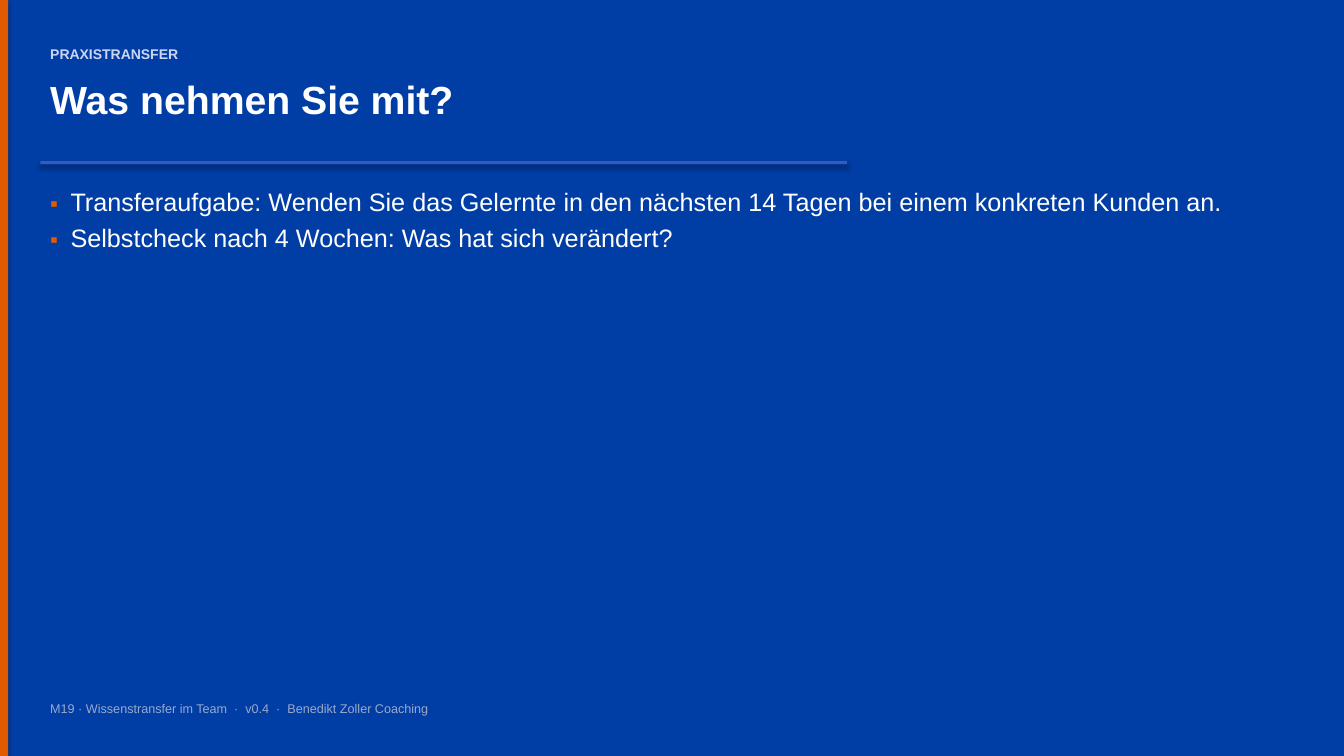
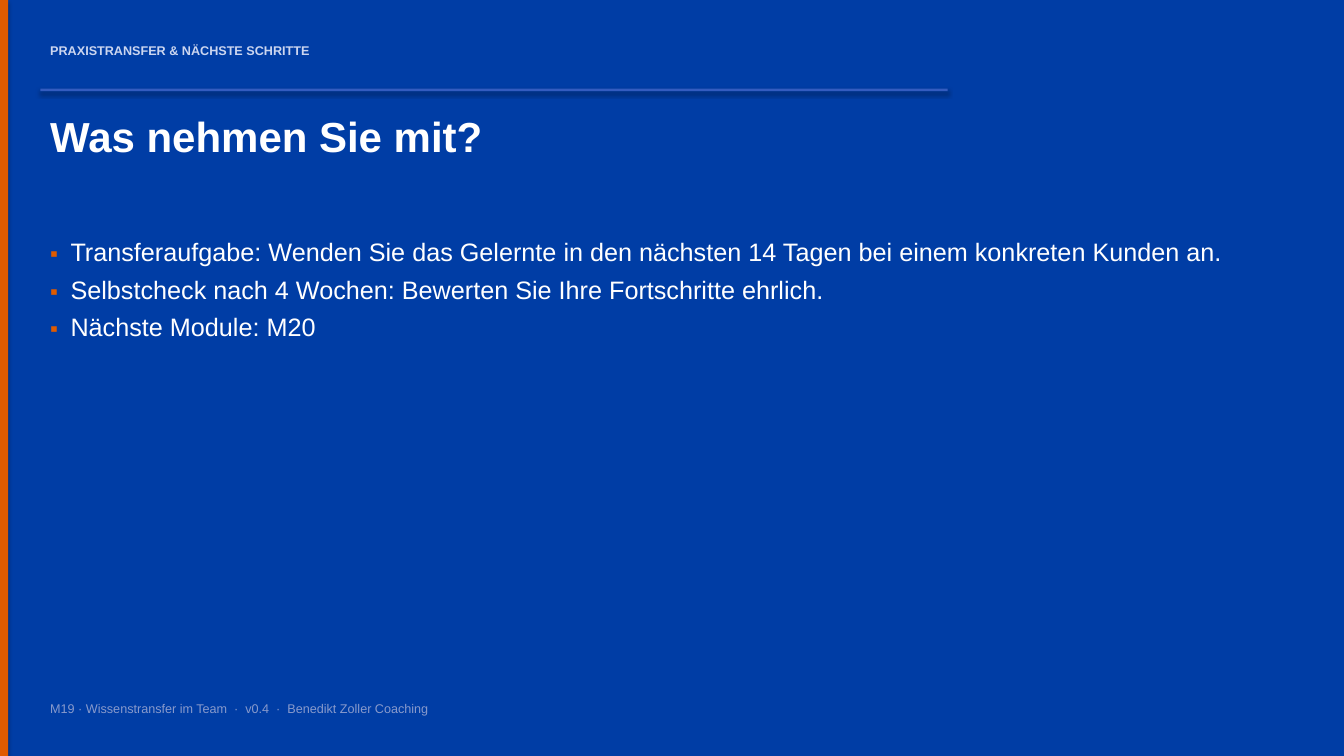
Before and after one commit to ck5rqc47pr-byte/firmenkundenakademie-online, a slide deck: slide 21 of public/downloads/praesentation/M19.pptx (slide 12 before the commit). Drawn at 1344x756 pixels with LibreOffice and Linux fonts; fonts in the diff are those of the drawing. Boxes give left, top, right and bottom in pixels: in the first picture for what was removed or moved away, otherwise in the second. Text is boxed around its words. In the diff, an @@ line names an element or a change of style, - is before the commit and + after.

```diff
--- a/public/downloads/praesentation/M19.pptx
+++ b/public/downloads/praesentation/M19.pptx
@@ text at [50,45,309,55]: text changed; size 10 to 9 pt @@
-PRAXISTRANSFER
+PRAXISTRANSFER & NÄCHSTE SCHRITTE
@@ rectangle: place and size @@
-rectangle at [40,161,847,164]
+rectangle at [40,89,948,92]
@@ text "Was nehmen Sie mit?": place and size @@
-text "Was nehmen Sie mit?" at [50,85,454,115]
+text "Was nehmen Sie mit?" at [50,121,483,153]
@@ text "Was nehmen Sie mit?" at [50,121,483,153]: size 28 to 30 pt @@
@@ text "▪ Transferaufgabe: Wenden Sie das ...": place and size @@
-text "▪ Transferaufgabe: Wenden Sie das ..." at [71,192,1221,248]
+text "▪ Transferaufgabe: Wenden Sie das ..." at [71,242,1221,337]
@@ text at [71,242,1221,267]: more space between paragraphs @@
@@ text at [71,280,823,337]: text changed @@
-▪ Selbstcheck nach 4 Wochen: Was hat sich verändert?
+▪ Selbstcheck nach 4 Wochen: Bewerten Sie Ihre Fortschritte ehrlich.
+▪ Nächste Module: M20
@@ text "M19 · Wissenstransfer im Team ..." at [50,704,428,716]: text colour #99AACC to #889ACC @@
```
Also in this commit, not shown: 11 other slides changed, 9 slides added, 23 other files.
